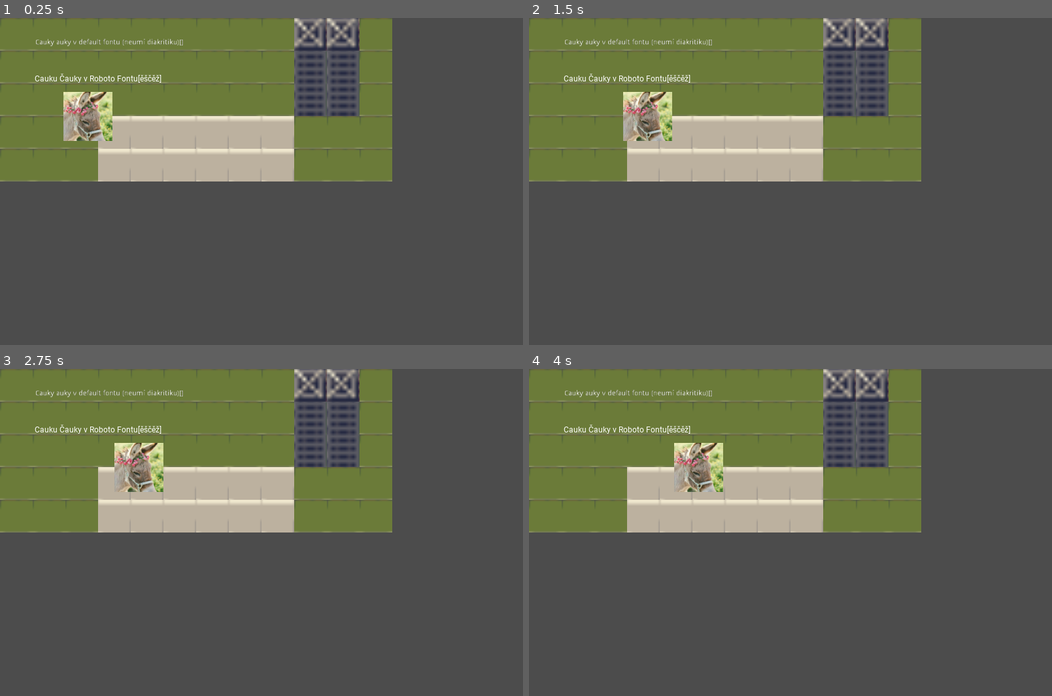
Above: before the commit, frames 1-4 (two rows, left to right).
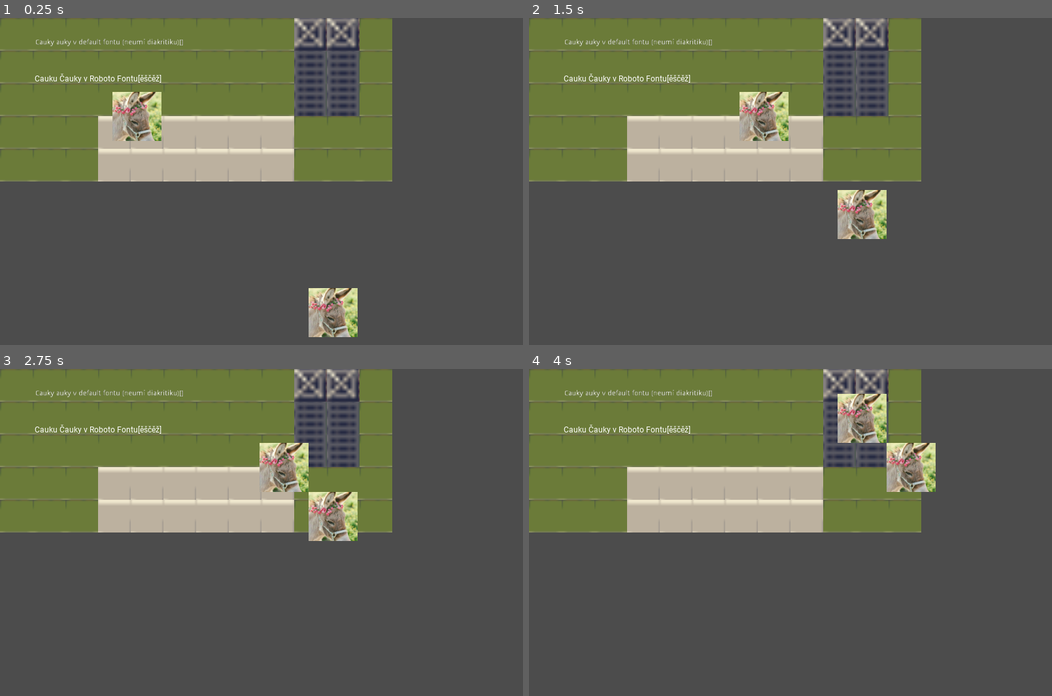
Above: after the commit, the same moments.

Repository: allemansratten/sos
Game: Godot game, scene res://scenes/game.tscn
The game is run twice, just before and just after one commit, with the same random seed, the same clock (stepped at 60 frames per second) and the same inputs.
Inputs:
- Up to frame 1 (0.25 s): no input
- Up to frame 2 (1.5 s): tap Enter at 1.25 s
- Up to frame 3 (2.75 s): no input
- Up to frame 4 (4 s): tap Space at 2.75 s

The runs differ from the first frame. In frame 1, 4.0% of the frame differs, in the area x 12-69%, y 22-98%; in frame 2, 3.9%; in frame 3, 3.8%; in frame 4, 4.0%, in the area x 27-78%, y 7-38%.

Commit message:
partner hit detection

Diff:
--- a/scenes/partner.tscn
+++ b/scenes/partner.tscn
@@ -13,5 +13,7 @@
 texture = ExtResource( 2 )
 
 [node name="CollisionShape2D" type="CollisionShape2D" parent="."]
-position = Vector2( 0, 1 )
+scale = Vector2( 0.5, 0.5 )
 shape = SubResource( 1 )
+
+[connection signal="area_entered" from="." to="." method="area_entered"]
--- a/scripts/partner.gd
+++ b/scripts/partner.gd
@@ -1,24 +1,25 @@
 extends Node2D
 
-const ALL_COLORS = ["red", "green", "blue", "pink", "yellow", "blankytněmodrájakobarvavýchodobrněnskéhopotokaránopolehounkémdešti"]
+const ALL_COLORS = ["red", "green", "blue", "pink", "yellow"]
 const ALL_GOALS = ["cafe", "cinema", "park", "library", "gallery", "disco"]
 
-# frame every half a second
-const SPEED_TIMESTEP = 0.5
-var speed = 20
+# frame every 3/4 a second
+const SPEED_TIMESTEP = 0.75
+var speed = 96
+var dir_x = 0
+var dir_y = 0
 
 var colors = []
 var goal
 var patience = 2.0
 
-
 func random_color_choice(n_colors=2):
-	var colors_tmp = ALL_COLORS
+	# force duplicate
+	var colors_tmp = ALL_COLORS + []
 	# clear up previous colors
 	colors = []
 	for i in range(n_colors):
 		var color_i = randi() % colors_tmp.size()
-		print(color_i)
 		colors.append(colors_tmp.pop_at(color_i))
 
 func random_goal_choice():
@@ -26,10 +27,9 @@
 
 # Called when the node enters the scene tree for the first time.
 func _ready():
-	random_color_choice(2)
+	random_color_choice(4)
 	random_goal_choice()
 	prints(colors, goal)
-
 
 var delta_acc = 0
 
@@ -45,7 +45,29 @@
 		# TODO: this will break when the parent is not the node with game_over function
 		get_parent().game_over("patience")
 	else:
-		print(patience)
+		pass
 
 func _process_timestep():
-	position.x += speed
+	position.x += dir_x * speed
+	position.y += dir_y * speed
+
+func check_color_intersect(other_colors):
+	for c in colors:
+		if c in other_colors:
+			print(c)
+			return true
+	return false
+
+var is_being_hit = false
+func area_entered(other):
+	if is_being_hit:
+		return
+	# establish dominance
+	other.is_being_hit = true
+
+	if check_color_intersect(other.colors):
+		print("COLOR HIT oh no")
+		get_parent().game_over("color hit")
+
+	# return dominance
+	other.is_being_hit = true
--- a/scripts/partner_driver.gd
+++ b/scripts/partner_driver.gd
@@ -6,10 +6,22 @@
 # Called when the node enters the scene tree for the first time.
 func _ready():
 	spawn_partner()
+	spawn_partner()
+
+var partner_i = 0
 
 func spawn_partner():
 	print("spawning")
 	var partner = partner_scene.instance()
+	partner_i += 1
+	if partner_i == 1:
+		partner.dir_x = 1
+		partner.position.x = 96*1
+	elif partner_i == 2:
+		partner.dir_y = -1
+		partner.position.x = 96*5
+		partner.position.y = 96*4
+
 	add_child(partner)
 
 func game_over(reason):
